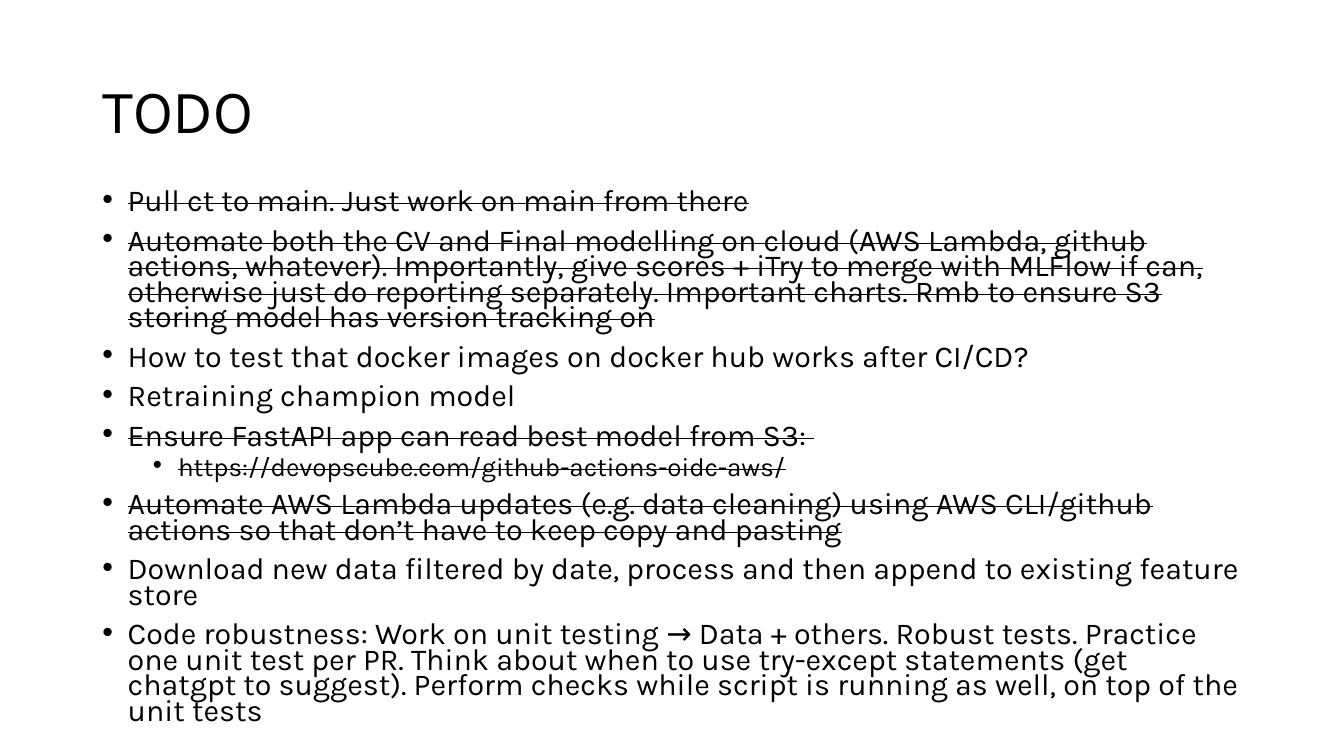
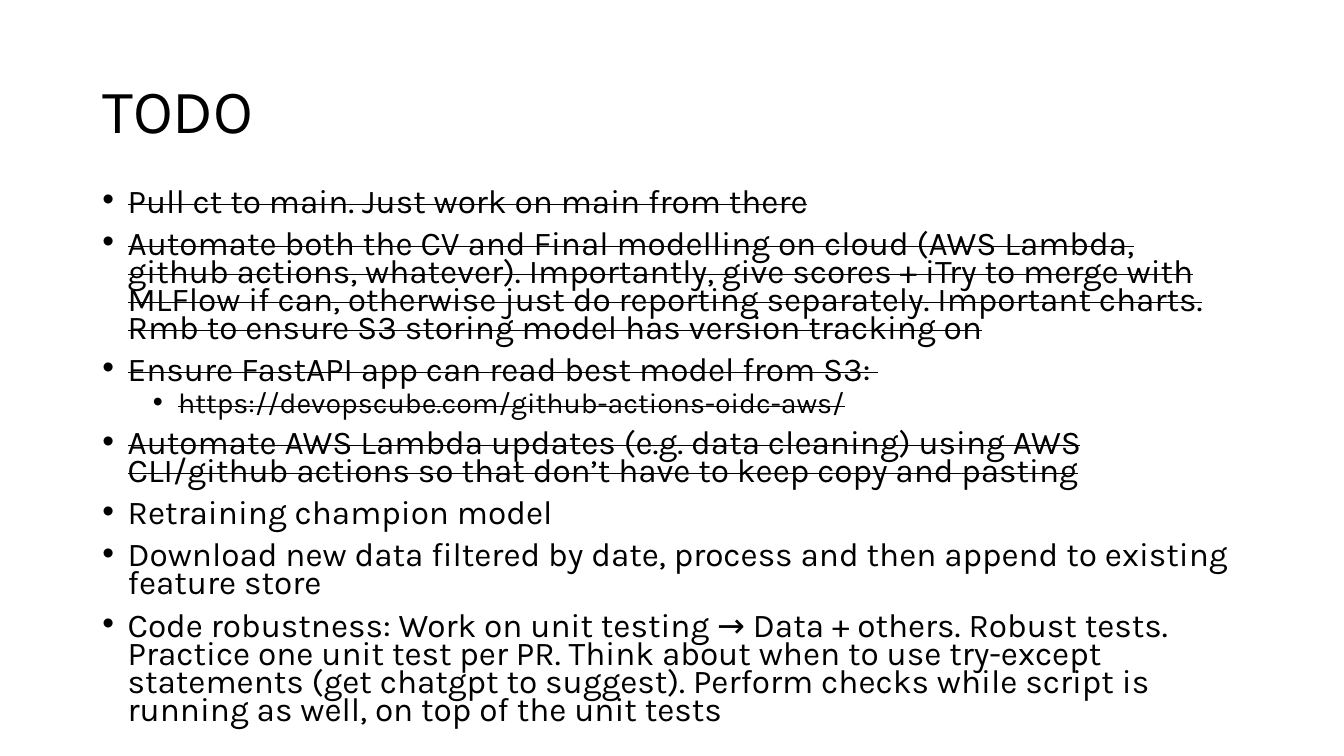
Before and after one commit to ziyu-toh/hdb-resale-prediction, a slide deck: slide 8 of docs/Architecture Overview.pptx. Drawn at 1344x756 pixels with LibreOffice and Linux fonts; fonts in the diff are those of the drawing. Boxes give left, top, right and bottom in pixels: in the first picture for what was removed or moved away, otherwise in the second. Text is boxed around its words. In the diff, an @@ line names an element or a change of style, - is before the commit and + after.

```diff
--- a/docs/Architecture Overview.pptx
+++ b/docs/Architecture Overview.pptx
@@ text at [128,190,1228,729]: size 21.7 to 23.8 pt; size 18.6 to 20.4 pt in "https://devopscube.com/github-actions-oidc-aws/" @@
@@ text at [128,344,1029,414]: paragraphs removed @@
-• How to test that docker images on docker hub works after CI/CD?
-• Retraining champion model
@@ text at [128,501,552,533]: paragraph added @@
+• Retraining champion model
```
Also in this commit, not shown: 4 other slides changed, 2 slides added, 1 other file.
